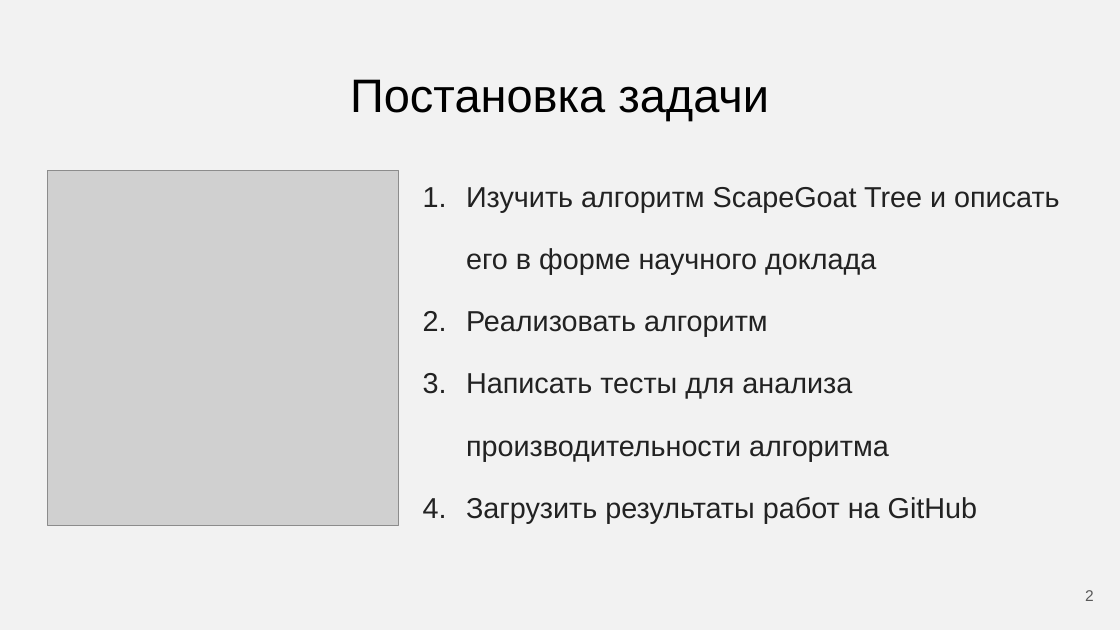
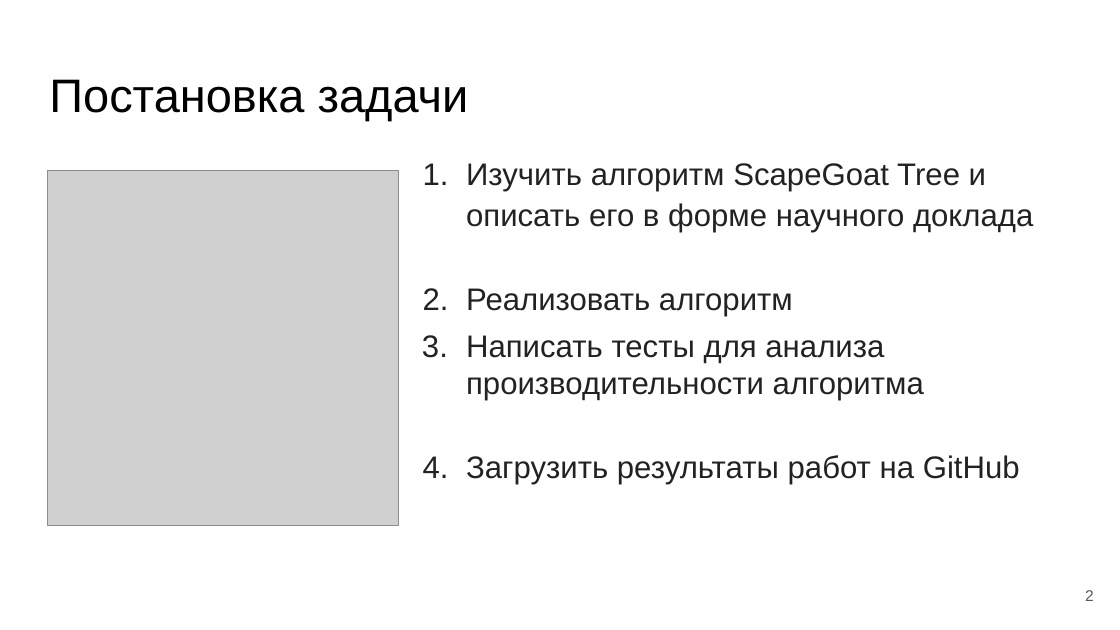
Before and after one commit to Flnchkv/ScapeGoat_Three, a slide deck: slide 2 of ScapeGoat Three.pptx. Drawn at 1120x630 pixels with LibreOffice and Linux fonts; fonts in the diff are those of the drawing; grey boxes stand for pictures. Boxes give left, top, right and bottom in pixels: in the first picture for what was removed or moved away, otherwise in the second. Text is boxed around its words. In the diff, an @@ line names an element or a change of style, - is before the commit and + after.

```diff
--- a/ScapeGoat Three.pptx
+++ b/ScapeGoat Three.pptx
@@ background #F2F2F2 to #FFFFFF @@
@@ title "Постановка задачи" at bbox=[49, 79, 469, 121]: alignment centre to left @@
@@ text "Изучить алгоритм ScapeGoat Tree и ..." at bbox=[466, 163, 1033, 485]: size 18.5 to 20 pt; line spacing 1.8 to 1.1; more space between paragraphs; line spacing 1.8 to 2; line spacing 1.8 to 1 @@
```
Also in this commit, not shown: 8 other slides changed, 4 slides added, 2 other files.
